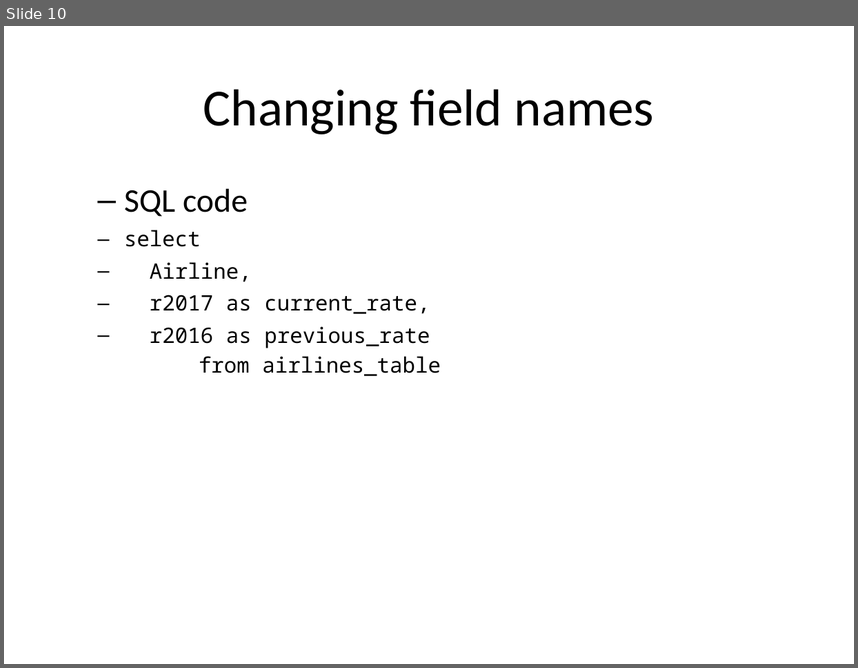
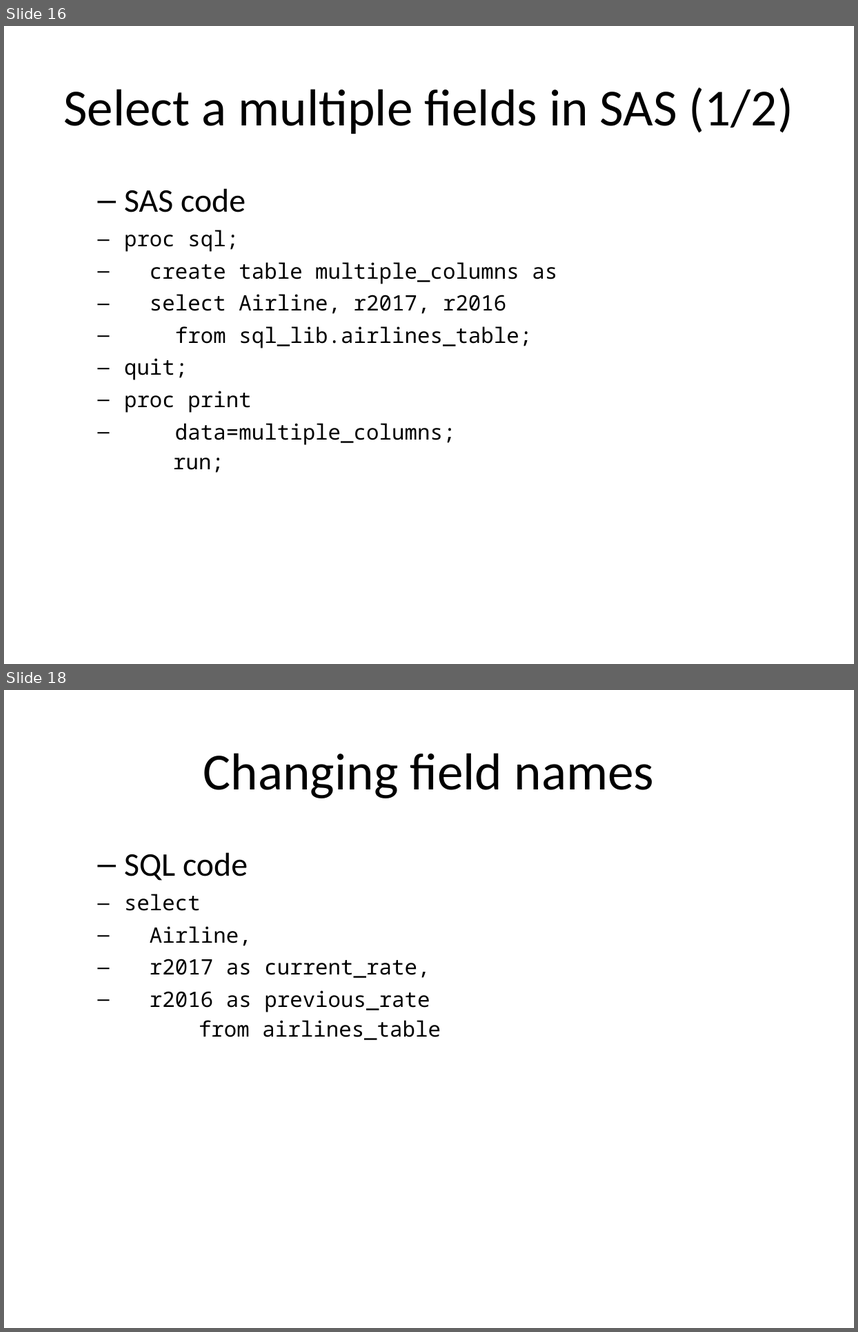
Before and after one commit to pmean/introduction-to-sql, a slide deck: src/select.pptx. Shown one above the other, each under a label of ours: slide 10 before the commit, slides 16 and 18 after it; the slides between them are not shown. The pictures are 858x668 and 858x1332 pixels, drawn with LibreOffice and Linux fonts; fonts in the diff are those of the drawing. Boxes give left, top, right and bottom in pixels: in the first picture for what was removed or moved away, otherwise in the second. Text is boxed around its words. In the diff, an @@ line names an element or a change of style, - is before the commit and + after.

```diff
--- a/src/select.pptx
+++ b/src/select.pptx
@@ slide 16 added at <box>4,26,854,664</box>, background #FFFFFF @@
@@ title added at <box>63,87,793,134</box>, 44 pt, text #000000 @@
+Select a multiple fields in SAS (1/2)
@@ text added at <box>124,188,557,472</box>, 18 pt, text #000000 @@
+  – SAS code
+proc sql;
+create table multiple_columns as
+select Airline, r2017, r2016
+from sql_lib.airlines_table;
+quit;
+proc print
+data=multiple_columns;
+run;
@@ what was slide 10 is now slide 18 @@
```
Also in this commit, not shown: 8 slides changed, 11 other slides added, 1 slide removed, 17 other files.
